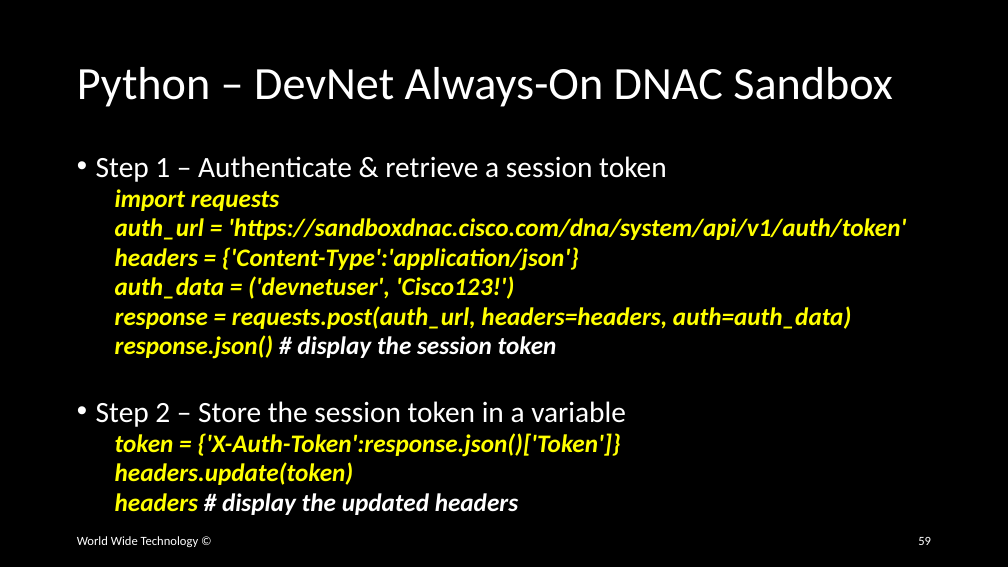
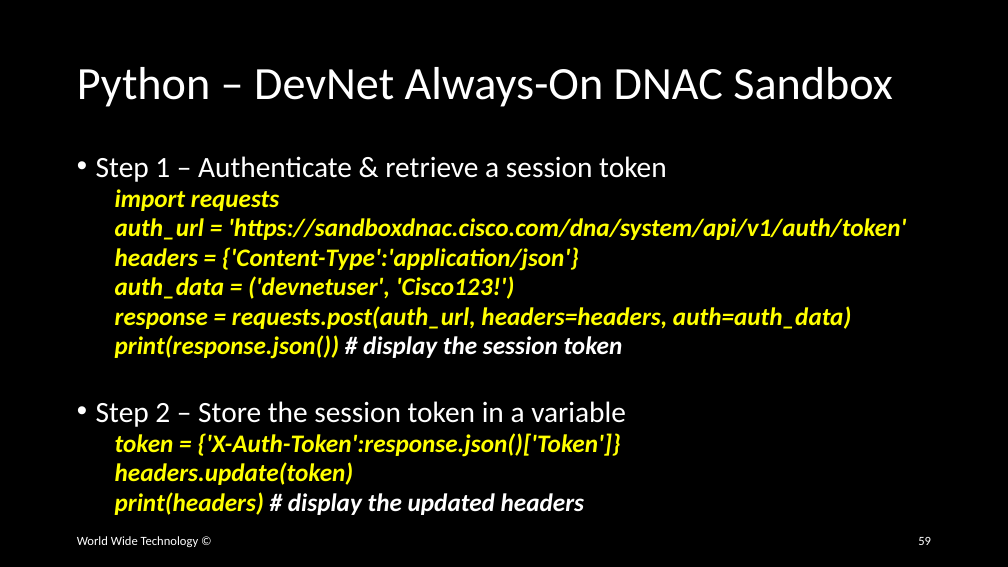
Before and after one commit to wwt/curl-requests-foundations, a slide deck: slide 59 of curl-requests-foundations.pptx. Drawn at 1008x567 pixels with LibreOffice and Linux fonts; fonts in the diff are those of the drawing. Boxes give left, top, right and bottom in pixels: in the first picture for what was removed or moved away, otherwise in the second. Text is boxed around its words. In the diff, an @@ line names an element or a change of style, - is before the commit and + after.

Commit message:
Updated DNAC cURL & Python slides

```diff
--- a/curl-requests-foundations.pptx
+++ b/curl-requests-foundations.pptx
@@ text at [115,335,623,359]: text changed @@
-  response.json() # display the session token
+  print(response.json()) # display the session token
@@ text at [115,492,584,515]: text changed @@
-  headers # display the updated headers
+  print(headers) # display the updated headers
```
Also in this commit, not shown: 1 other slide changed, 1 slide removed.
